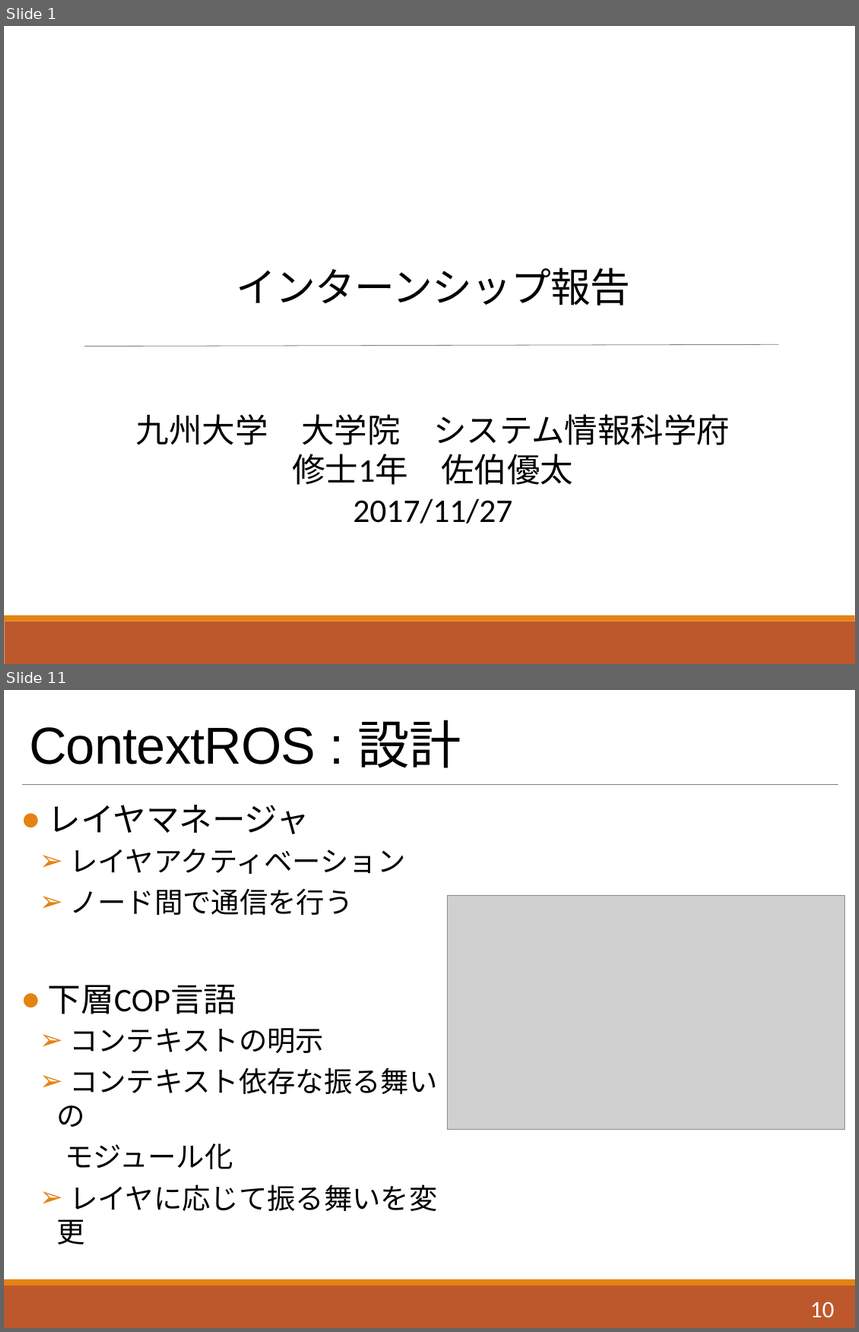
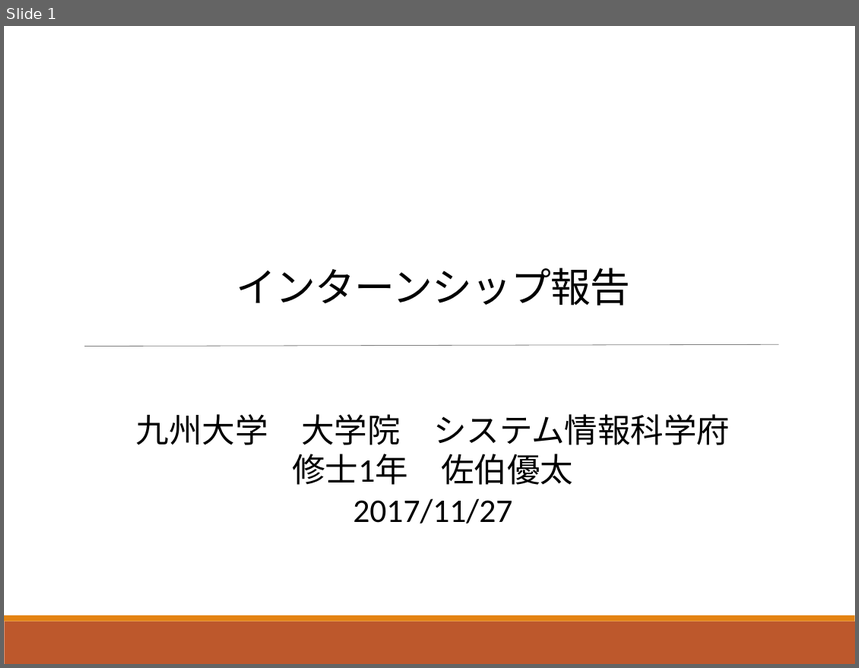
Before and after one commit to Saeki1120/Document, a slide deck: PBL/インターン報告会/インターン報告.pptx. Shown one above the other, each under a label of ours: slides 1 and 11 before the commit, slide 1 after it; the slides between them are not shown. The pictures are 859x1332 and 859x668 pixels, drawn with LibreOffice and Linux fonts; fonts in the diff are those of the drawing; grey boxes stand for pictures. Boxes give left, top, right and bottom in pixels: in the first picture for what was removed or moved away, otherwise in the second. Text is boxed around its words. In the diff, an @@ line names an element or a change of style, - is before the commit and + after.

```diff
--- a/PBL/インターン報告会/インターン報告.pptx
+++ b/PBL/インターン報告会/インターン報告.pptx
@@ slide 11 removed at box(4, 690, 855, 1328), background #FFFFFF; not listed: 1 template element that a slide beside it also shows @@
@@ title removed at box(29, 720, 461, 768) @@
-ContextROS : 設計
@@ line removed from (23, 785) to (838, 785) @@
@@ text removed at box(48, 805, 437, 1245) @@
-● レイヤマネージャ
-  ➢ レイヤアクティベーション
-  ➢ ノード間で通信を行う
-● 下層COP言語
-  ➢ コンテキストの明示
-  ➢ コンテキスト依存な振る舞いの
-  モジュール化
-  ➢ レイヤに応じて振る舞いを変更
@@ picture removed at box(448, 895, 846, 1130) @@
@@ rectangle removed at box(4, 1286, 855, 1328) @@
@@ page number removed at box(810, 1303, 835, 1318) @@
-10
```
Also in this commit, not shown: 3 slides changed, 1 slide added, 55 other slides removed.
